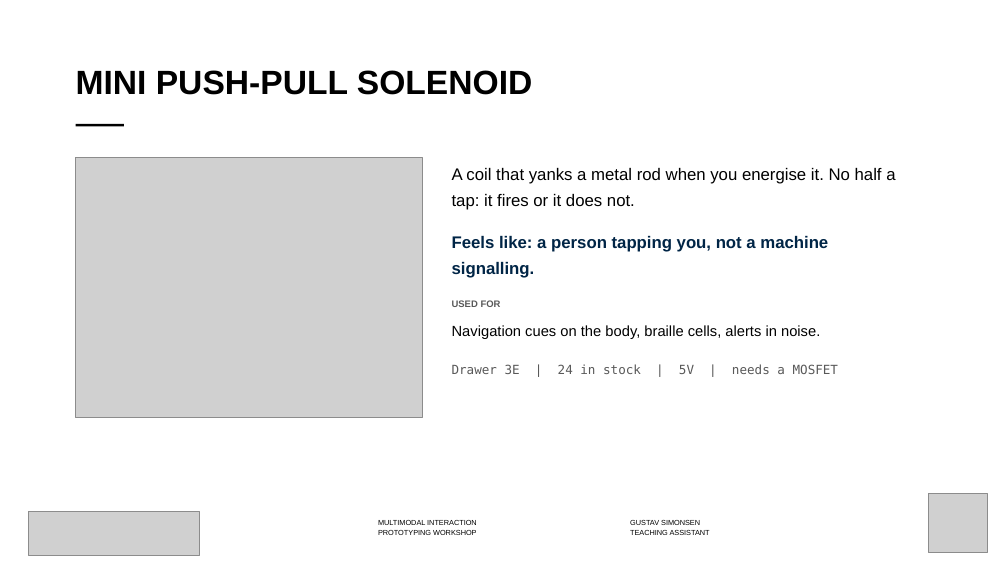
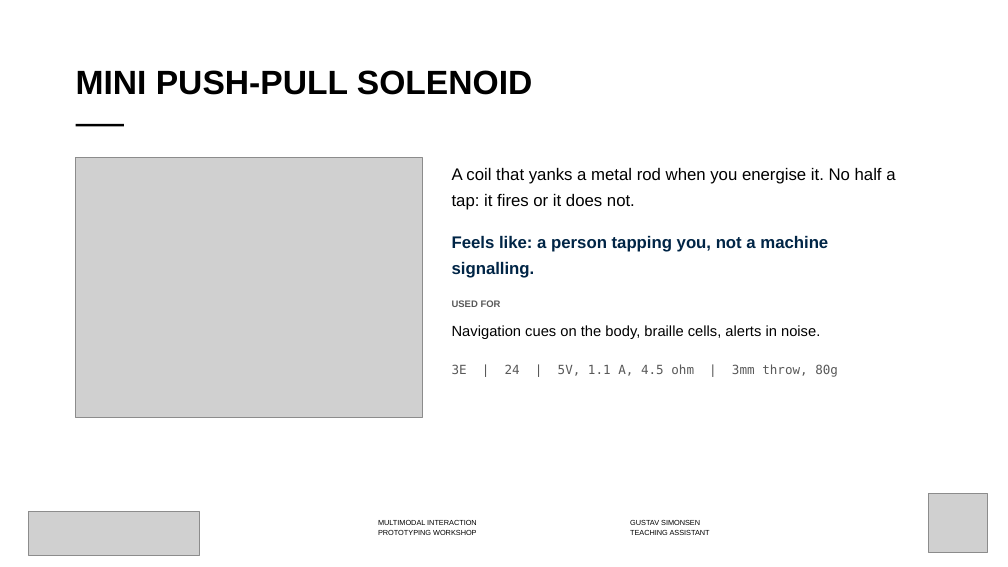
Before and after one commit to labtools-au/multimodal-actuator-workshop, a slide deck: slide 11 of docs/multimodal-actuator-workshop.pptx. Drawn at 1008x567 pixels with LibreOffice and Linux fonts; fonts in the diff are those of the drawing; grey boxes stand for pictures; background and template pictures are left out. Boxes give left, top, right and bottom in pixels: in the first picture for what was removed or moved away, otherwise in the second. Text is boxed around its words. In the diff, an @@ line names an element or a change of style, - is before the commit and + after.

```diff
--- a/docs/multimodal-actuator-workshop.pptx
+++ b/docs/multimodal-actuator-workshop.pptx
@@ text at [452,364,838,377]: text changed @@
-Drawer 3E | 24 in stock | 5V | needs a MOSFET
+3E | 24 | 5V, 1.1 A, 4.5 ohm | 3mm throw, 80g
```
Also in this commit, not shown: 2 other slides changed, 9 other files.
